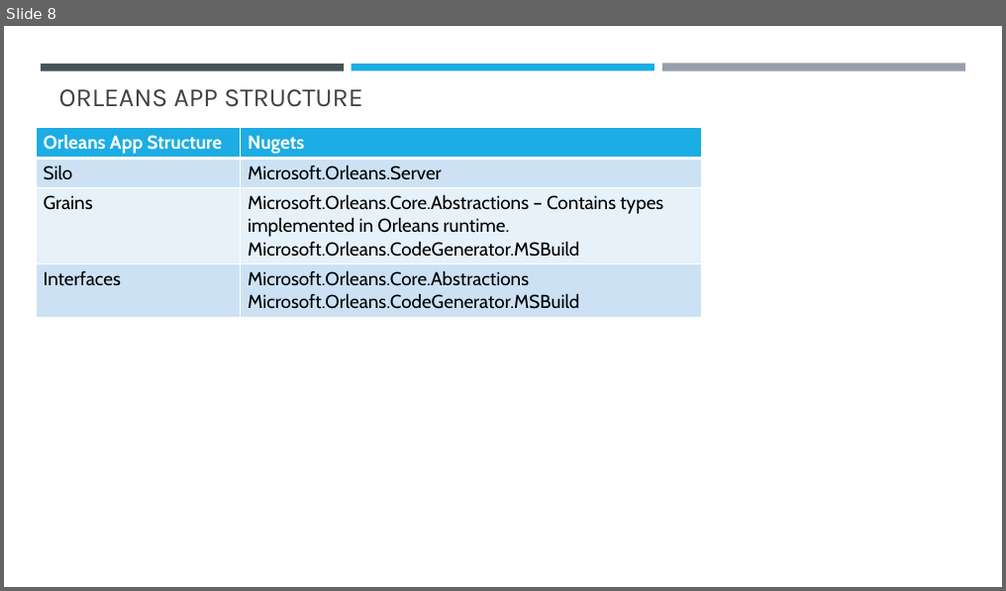
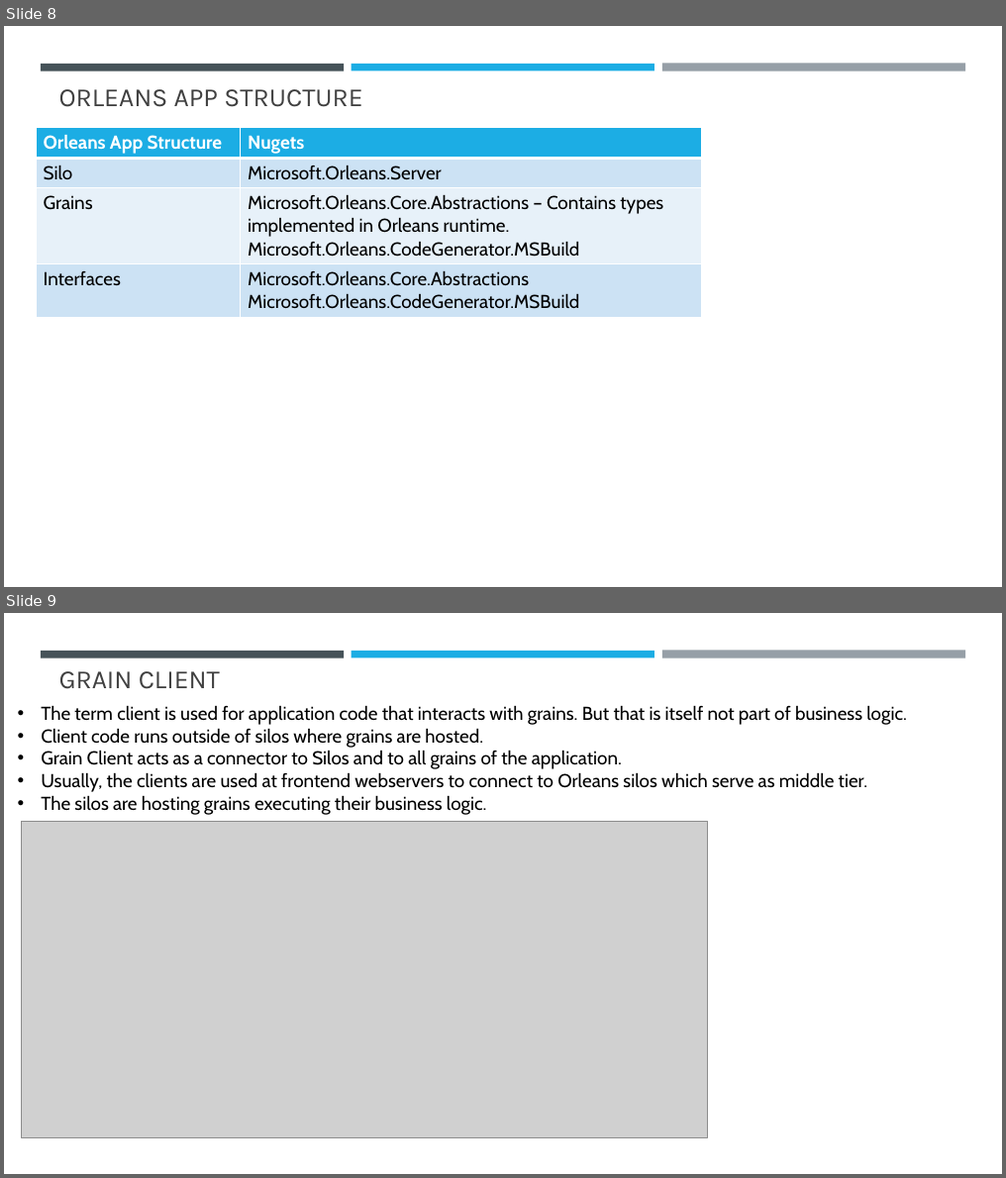
Before and after one commit to sansindia85/Orleans, a slide deck: Presentation/Microsoft Orleans.pptx. Shown one above the other, each under a label of ours: slide 8 before the commit, slides 8 and 9 after it. The pictures are 1006x591 and 1006x1178 pixels, drawn with LibreOffice and Linux fonts; fonts in the diff are those of the drawing; grey boxes stand for pictures. Boxes give left, top, right and bottom in pixels: in the first picture for what was removed or moved away, otherwise in the second. Text is boxed around its words. In the diff, an @@ line names an element or a change of style, - is before the commit and + after.

Commit message:
Grain with IntegerKey

```diff
--- a/Presentation/Microsoft Orleans.pptx
+++ b/Presentation/Microsoft Orleans.pptx
@@ slide 9 added at [4, 613, 1002, 1174], background #FFFFFF; not listed: 3 template elements that a slide beside it also shows @@
@@ title added at [59, 671, 220, 689], 25.2 pt, text #404040 @@
+GRAIN CLIENT
@@ text added at [41, 705, 907, 815], 18 pt, text #000000 @@
+• The term client is used for application code that interacts with grains. But that is itself not part of business logic.
+• Client code runs outside of silos where grains are hosted.
+• Grain Client acts as a connector to Silos and to all grains of the application.
+• Usually, the clients are used at frontend webservers to connect to Orleans silos which serve as middle tier.
+• The silos are hosting grains executing their business logic.
@@ picture added at [21, 821, 708, 1138] @@
```
Also in this commit, not shown: 3 other slides added, 10 other files.
